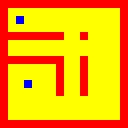
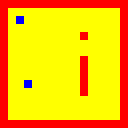
Layers edited between the first and the second w=128, h=128 image:
painted on "Layer 0" over (8, 32, 64, 96)
